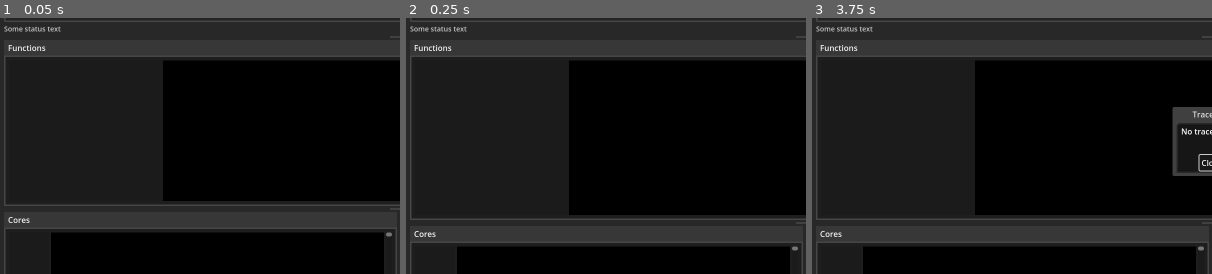
Above: before the commit, frames 1-3 (left to right).
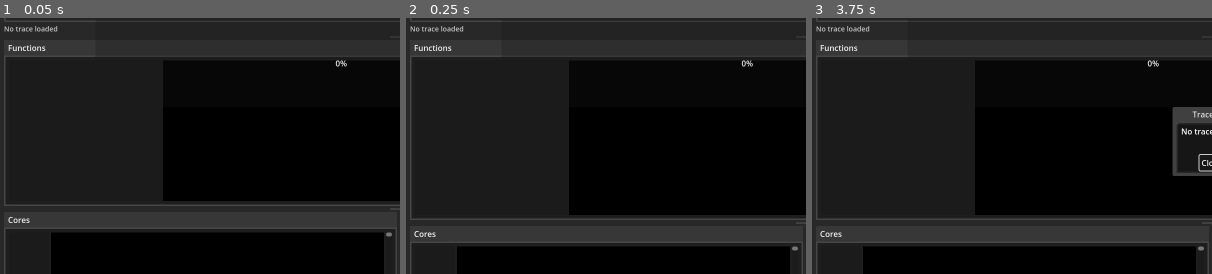
Above: after the commit, the same moments.

Repository: PatrikAAberg/dmce-gui
Game: Godot game, scene res://TraceGUI.tscn
Two runs of this game, one before a commit and one after it. Both use one fixed random seed, a clock stepped at 60 frames per second and the inputs below.
Inputs (mouse positions are % of the whole screen's width and height, from its top left):
- Up to frame 1 (0.05 s): no input
- Up to frame 2 (0.25 s): no input
- Up to frame 3 (3.75 s): click (81, 2) at 0.52 s; type "12" at 0.6 s; click "Next" at 1.25 s; click "Next" at 2 s; click "Prev" at 2.75 s; click "Trace info" at 3.5 s
The pictures show only the part of the screen within x 0-50%, y 25-75%; the shares and areas given below are measured in that part.

The runs differ from the first frame. In frame 1, 0.3% of the frame differs, in the area x 1-87%, y 3-20%; in frame 2, 0.3%; in frame 3, 0.3%.
Error before the commit: Invalid access of index '0' on a base object of type: 'Array'. (res://TraceGUI.gd:617)
Error after the commit: Invalid access of index '0' on a base object of type: 'Array'. (res://TraceGUI.gd:626)

Commit message:
trace: loader progress bars

Diff:
--- a/dmcetraceGUI/TraceGUI.gd
+++ b/dmcetraceGUI/TraceGUI.gd
@@ -99,6 +99,7 @@
 var CoreActivity
 var MainExtas
 var SearchShowAll = false
+var LoaderProgressBar
 
 func TimerStart():
 	time_start = Time.get_ticks_msec()
@@ -300,7 +301,9 @@
 
 		var fulltrace = PackedStringArray([])
 		var fragcount = 0
+		LoaderProgressBar.visible = true
 		for f in zippedfiles:
+			LoaderProgressBar.value = float((fragcount * 2) % 100)
 			if ".dmcetracefrag-" in f:
 				print("Reading file:" + f)
 				rawtrace = reader.read_file(f)
@@ -312,6 +315,7 @@
 					print("Trace fragment limit reached, data at the end will be lost")
 					break
 		reader.close()
+		LoaderProgressBar.visible = false
 		print("Total number of trace entries found: " + str(len(fulltrace)))
 		return fulltrace
 
@@ -350,10 +354,13 @@
 	var prefix
 	var first = true
 	var count = 0
+	LoaderProgressBar.visible = true
 	while count < len(filebuf):
 		var line = filebuf[count]
 		if count % 100000 == 0:
 			print("Processed trace lines: " + str(count) + " ( " +  str(100 * (float(count) / len(filebuf))) + "% )")
+		if count % 10000 == 0:
+			LoaderProgressBar.value = 100 * (float(count) / len(filebuf))
 		if record and line.count("@") > 5: # make sure all fields are there
 			var sline = line.split("@")
 			var core = int(sline[0])
@@ -401,6 +408,7 @@
 			tracetmp.ProbedTree = true
 			break
 
+	LoaderProgressBar.visible = false
 	print("Processed trace lines: " + str(count) + " ( 100% )")
 	print("Largest common src path: " + prefix)
 	clist.sort()
@@ -528,6 +536,7 @@
 	LineEditPathFind = get_node("SettingsConfirmationDialog/HBoxContainerSettings/VBoxContainerLeft/LineEditPathFind")
 	LineEditPathReplace = get_node("SettingsConfirmationDialog/HBoxContainerSettings/VBoxContainerLeft/LineEditPathReplace")
 	TCMovieHSplitContainer = get_node("Background/VSplitTop/VSplitBot/TCMovieHSplitContainer")
+	LoaderProgressBar = get_node("LoaderProgressBar")
 
 	re_remove_probe = RegEx.new()
 	re_remove_probe.compile("\\(DMCE_PROBE.*?\\),")      #\d*(.*?),")
@@ -760,12 +769,19 @@
 		s = s.insert(len(s) - 11, ",")
 	return s
 
+var old_progress = 0
+
 func _process(_delta):
 	# Initial setup
 	if not InitDone:
 		InitDone = true
 
 	# Periodical update of state
+
+	# Change in progress bar ?
+	if int(LoaderProgressBar.value) != int(old_progress):
+		old_progress = LoaderProgressBar.value
+		queue_redraw()
 
 	# Trace being loaded?
 	if LoaderFilename != "":
--- a/dmcetraceGUI/TraceGUI.tscn
+++ b/dmcetraceGUI/TraceGUI.tscn
@@ -206,7 +206,7 @@
 
 [node name="StatusLabel" type="Label" parent="Background/VSplitTop/VBoxContainer"]
 layout_mode = 2
-text = "Some status text"
+text = "No trace loaded"
 label_settings = SubResource("LabelSettings_aeo0y")
 vertical_alignment = 2
 
@@ -528,3 +528,10 @@
 
 [node name="GenericAcceptDialog" type="AcceptDialog" parent="."]
 title = ""
+
+[node name="LoaderProgressBar" type="ProgressBar" parent="."]
+layout_mode = 0
+offset_left = 191.0
+offset_top = 254.0
+offset_right = 1174.0
+offset_bottom = 431.0
--- a/dmcetraceGUI/project.godot
+++ b/dmcetraceGUI/project.godot
@@ -28,5 +28,4 @@
 
 [rendering]
 
-renderer/rendering_method="gl_compatibility"
 renderer/rendering_method.mobile="gl_compatibility"
